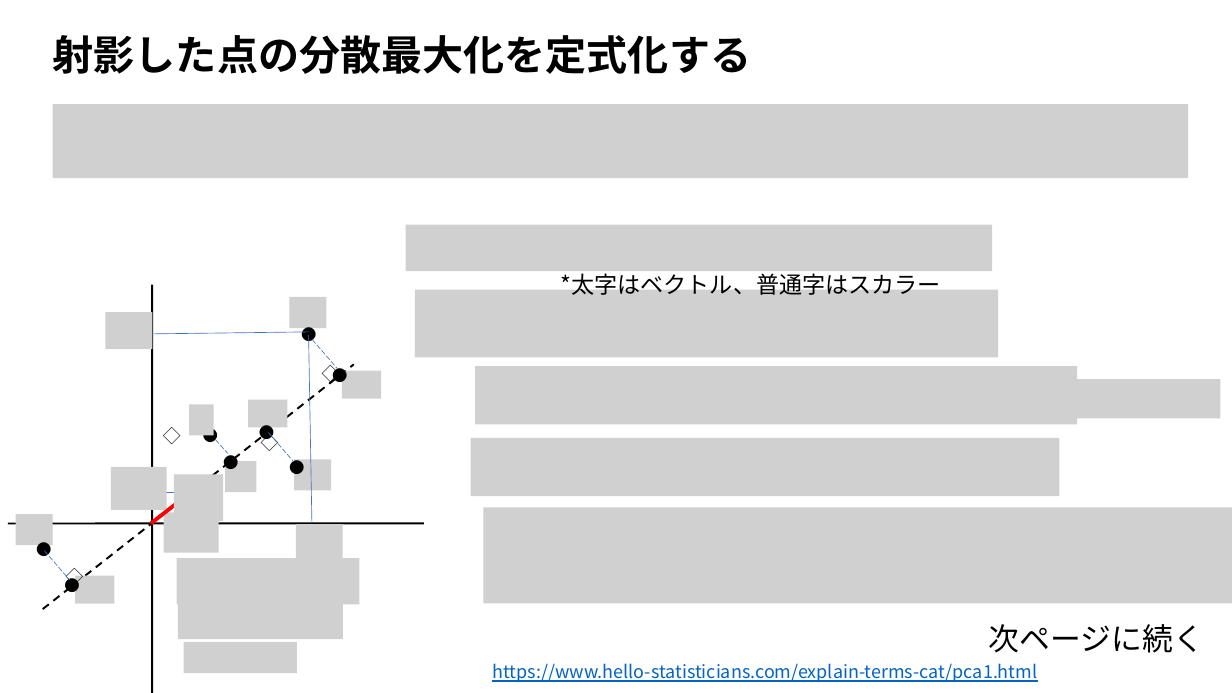
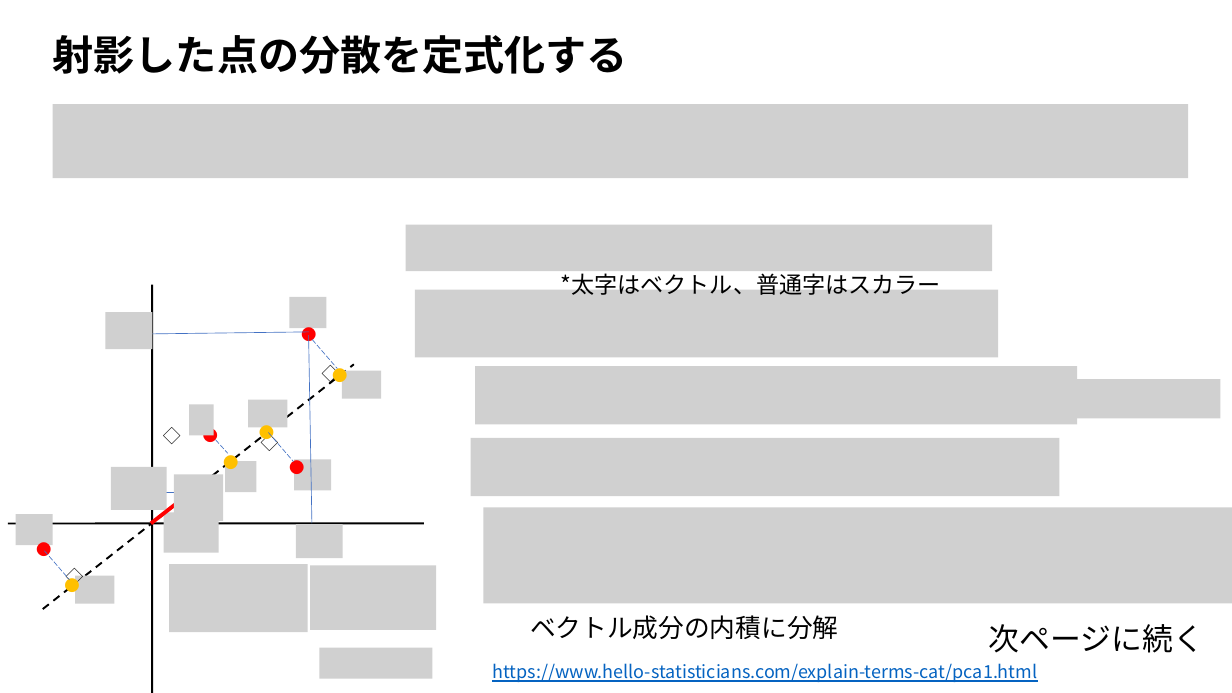
Before and after one commit to ueharaLab/NLP_7-PCA, a slide deck: slide 3 of NLP_6 PCA(math theory).pptx. Drawn at 1232x693 pixels with LibreOffice and Linux fonts; fonts in the diff are those of the drawing; grey boxes stand for pictures. Boxes give left, top, right and bottom in pixels: in the first picture for what was removed or moved away, otherwise in the second. Text is boxed around its words. In the diff, an @@ line names an element or a change of style, - is before the commit and + after.

```diff
--- a/NLP_6 PCA(math theory).pptx
+++ b/NLP_6 PCA(math theory).pptx
@@ text at (53, 35, 628, 74): text changed @@
-射影した点の分散最大化を定式化する
+射影した点の分散を定式化する
@@ text colour #000000 to #FFC000 in 4 elements at (214, 448, 249, 476), (55, 571, 90, 599), (323, 361, 358, 389), (250, 419, 284, 446) @@
@@ text colour #000000 to #FF0000 in 4 elements at (27, 536, 61, 564), (292, 321, 326, 348), (280, 454, 314, 482), (194, 422, 228, 450) @@
@@ picture added at (169, 564, 308, 632) @@
@@ picture removed at (177, 558, 360, 604) @@
@@ picture added at (311, 566, 436, 630) @@
@@ picture removed at (177, 596, 343, 639) @@
@@ text added at (530, 615, 838, 639), 20 pt, text #000000 @@
+ベクトル成分の内積に分解
@@ picture removed at (184, 642, 297, 674) @@
@@ picture added at (320, 648, 433, 679) @@
```
Also in this commit, not shown: 11 other slides changed, 3 slides added, 1 slide removed, 10 other files.
